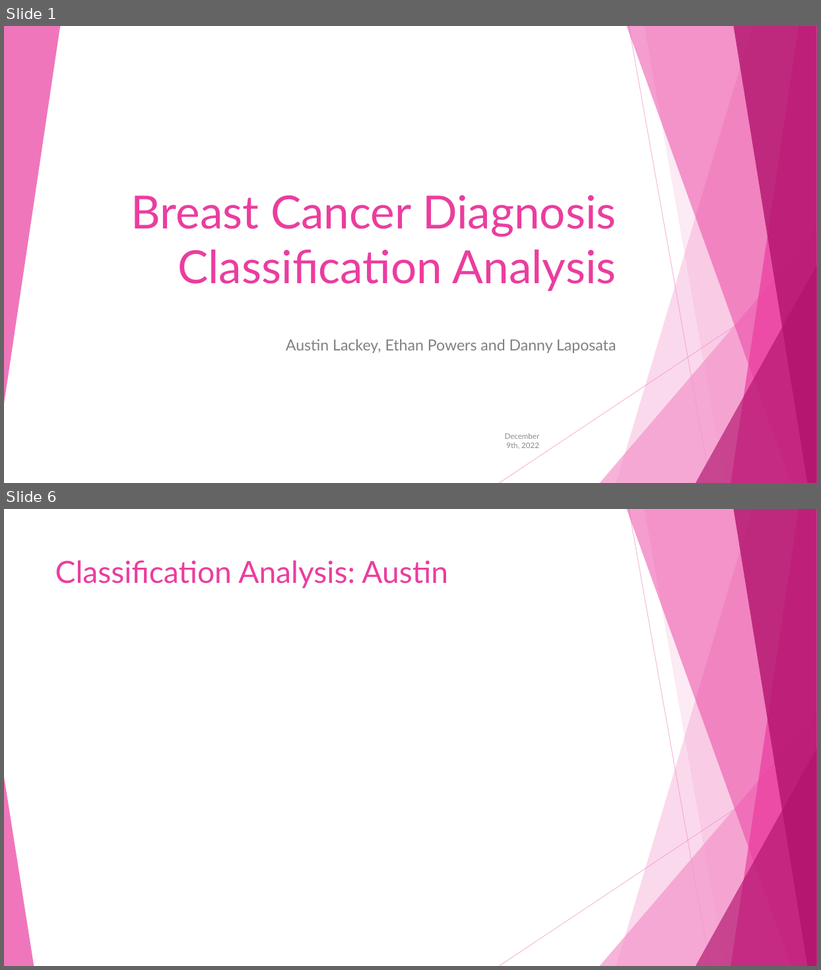
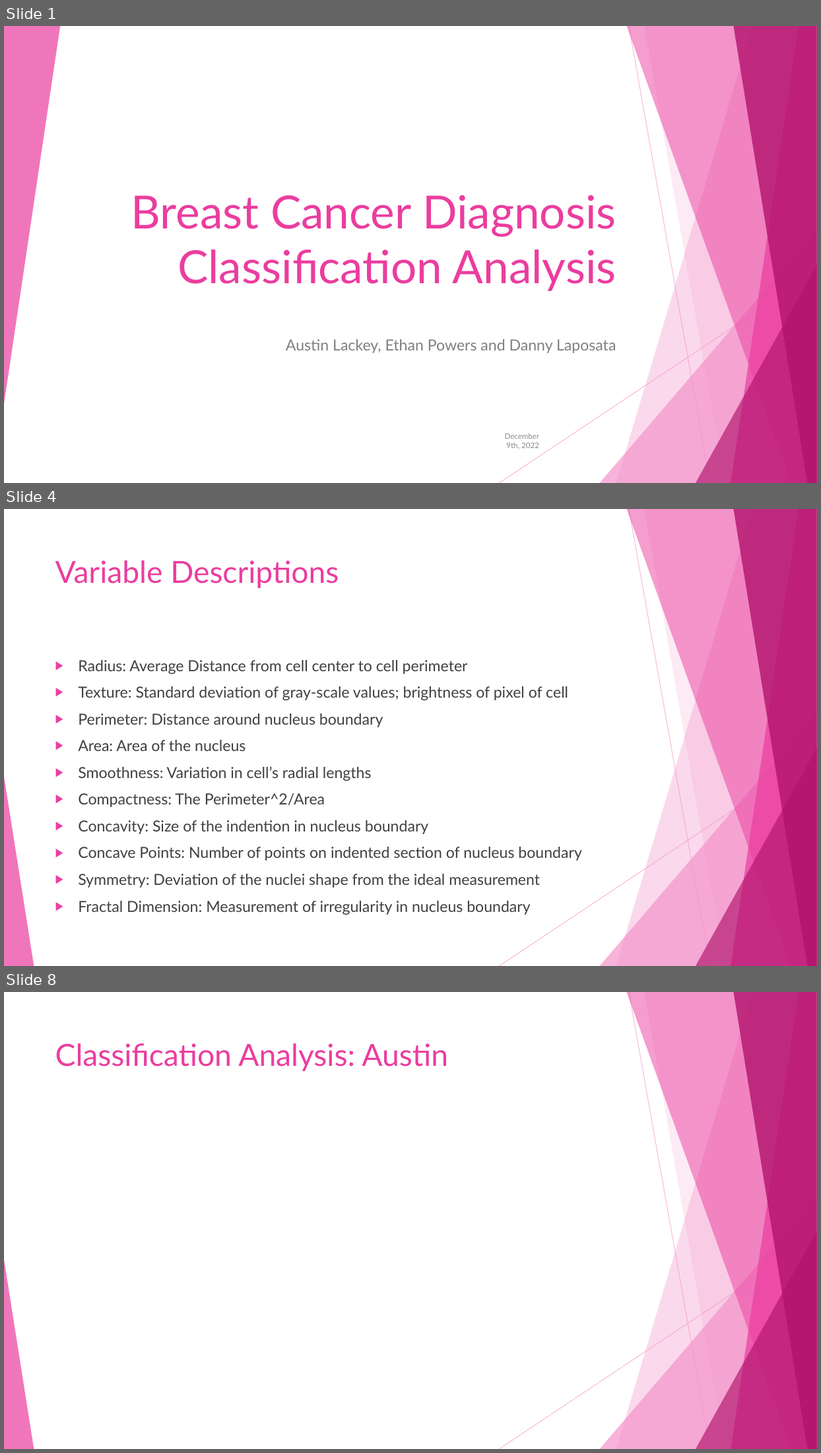
Before and after one commit to dlaposata/Breast_Cancer_Analysis, a slide deck: powerpoint.pptx. Shown one above the other, each under a label of ours: slides 1 and 6 before the commit, slides 1, 4 and 8 after it; the slides between them are not shown. The pictures are 821x970 and 821x1453 pixels, drawn with LibreOffice and Linux fonts; fonts in the diff are those of the drawing. Boxes give left, top, right and bottom in pixels: in the first picture for what was removed or moved away, otherwise in the second. Text is boxed around its words. In the diff, an @@ line names an element or a change of style, - is before the commit and + after.

```diff
--- a/powerpoint.pptx
+++ b/powerpoint.pptx
@@ slide 4 added at (x1=4, y1=509, x2=817, y2=966), background #FFFFFF; not listed: 10 template elements that a slide beside it also shows @@
@@ title added at (x1=55, y1=560, x2=339, y2=588), 36 pt, text #EB3D9F @@
+Variable Descriptions
@@ text added at (x1=78, y1=660, x2=582, y2=915), 18 pt, text #404040 @@
+▶ Radius: Average Distance from cell center to cell perimeter
+▶ Texture: Standard deviation of gray-scale values; brightness of pixel of cell
+▶ Perimeter: Distance around nucleus boundary
+▶ Area: Area of the nucleus
+▶ Smoothness: Variation in cell’s radial lengths
+▶ Compactness: The Perimeter^2/Area
+▶ Concavity: Size of the indention in nucleus boundary
+▶ Concave Points: Number of points on indented section of nucleus boundary
+▶ Symmetry: Deviation of the nuclei shape from the ideal measurement
+▶ Fractal Dimension: Measurement of irregularity in nucleus boundary
@@ what was slide 6 is now slide 8 @@
```
Also in this commit, not shown: 5 slides changed, 19 other slides added, 5 slides removed, 6 other files.
